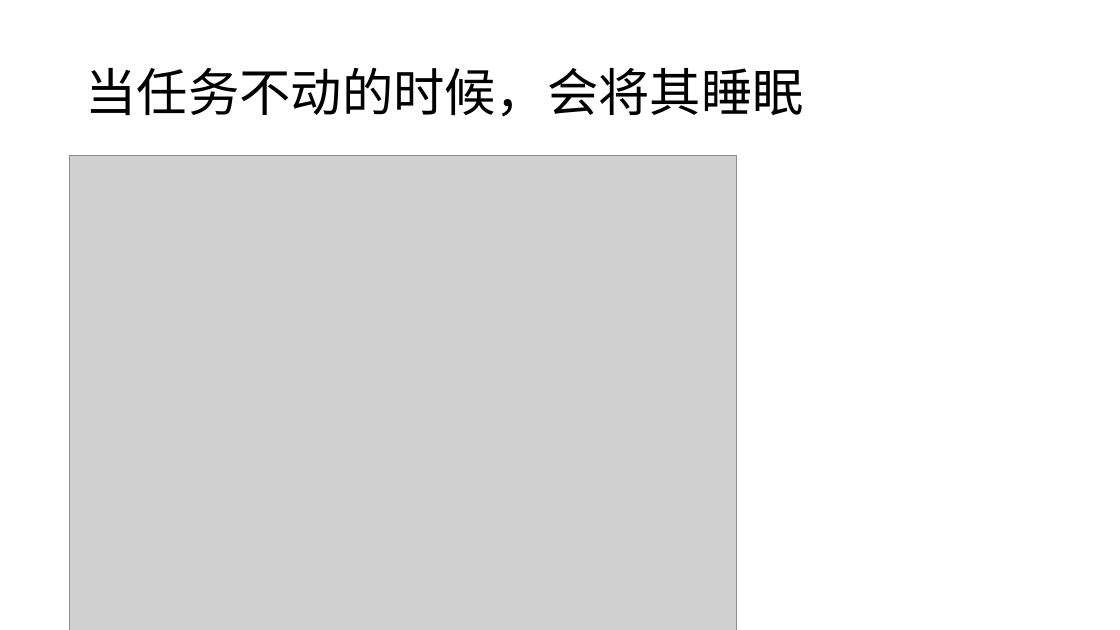
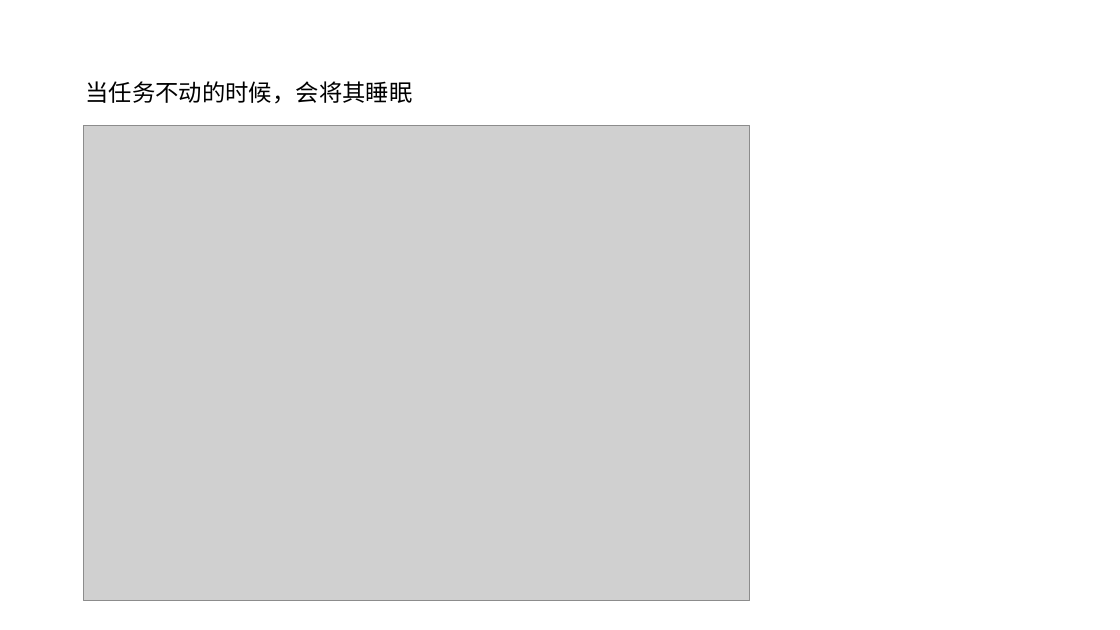
Before and after one commit to lvhengxi/gugu_os, a slide deck: slide 14 of paper/基于X86的小型人机交互操作系统.pptm. Drawn at 1120x630 pixels with LibreOffice and Linux fonts; fonts in the diff are those of the drawing; grey boxes stand for pictures. Boxes give left, top, right and bottom in pixels: in the first picture for what was removed or moved away, otherwise in the second. Text is boxed around its words. In the diff, an @@ line names an element or a change of style, - is before the commit and + after.

```diff
--- a/paper/基于X86的小型人机交互操作系统.pptm
+++ b/paper/基于X86的小型人机交互操作系统.pptm
@@ title "当任务不动的时候，会将其睡眠" at [85, 81, 412, 104]: size 44 to 20 pt @@
@@ picture: place and size @@
-picture at [70, 155, 736, 630]
+picture at [83, 125, 749, 601]
```
Also in this commit, not shown: 1 other slide changed, 1 slide added, 4 other files.
